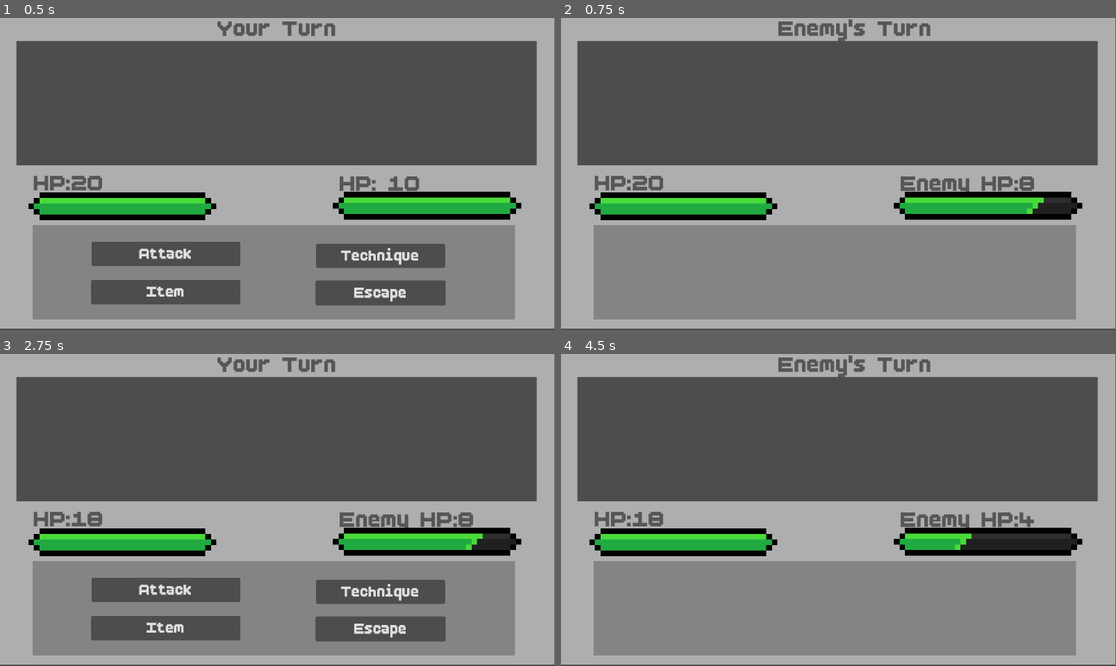
Above: before the commit, frames 1-4 (two rows, left to right).
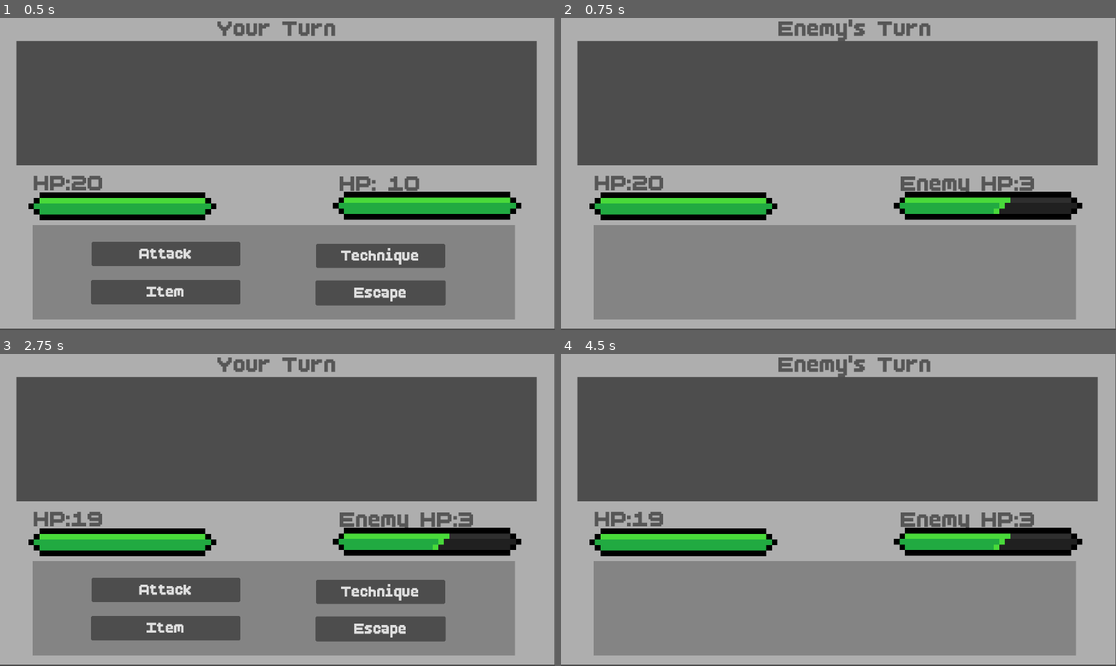
Above: after the commit, the same moments.

Repository: harrilo-boop/Final-design
Game: Godot game, scene res://scenes/UI_scene/In_battle.tscn
Same seed, same stepped clock (60 frames per second), same inputs: the game is played once before the commit and once after it. This scene is started directly instead of the project's main scene.
Inputs:
- Up to frame 1 (0.5 s): no input
- Up to frame 2 (0.75 s): click "Attack" at 0.5 s
- Up to frame 3 (2.75 s): tap Enter at 1.25 s; hold D (ui_right) 1.28-2.03 s; tap Space at 2 s; hold S (ui_down) from 2.03 s (still down)
- Up to frame 4 (4.5 s): release S (ui_down) at 2.78 s; hold D (ui_right) 2.78-3.5 s; click "Technique" at 3.5 s; click "Flame" at 4.25 s

Frame 1 is identical in both runs. In frame 2, 0.4% of the frame differs, in the area x 77-87%, y 50-63%; in frame 3, 0.4%; in frame 4, 0.5%, in the area x 15-86%, y 50-63%.
Error after the commit: Invalid access to property or key 'weak' on a base object of type 'Nil'. (res://script/System_script/battle.gd:237)

Commit message:
enemy system update

Diff:
--- a/final-project/project.godot
+++ b/final-project/project.godot
@@ -22,6 +22,7 @@
 ItemManager="*uid://cpxcfwo214xnw"
 InventoryManager="*uid://cny2173vrtks8"
 TowerManager="*uid://ti8tlokbv57a"
+EnemyManager="*uid://0smys3eofsqu"
 
 [input]
 
--- a/final-project/resources/Enemy/Enemy0.tres
+++ b/final-project/resources/Enemy/Enemy0.tres
@@ -6,5 +6,5 @@
 script = ExtResource("1_1y6vl")
 enemy_name = "Testing enemy 1"
 enemy_hp = 10
-xp_give = 9
+xp_give = 1
 metadata/_custom_type_script = "uid://dfpgh1ebpmoho"
--- a/final-project/resources/Enemy/Enemy1.tres
+++ /dev/null
@@ -1,13 +0,0 @@
-[gd_resource type="Resource" script_class="enemy_resource" format=3 uid="uid://bnbc5fi4nmlgj"]
-
-[ext_resource type="Script" uid="uid://dfpgh1ebpmoho" path="res://script/Resource_script/resource_enemy.gd" id="1_fwuvw"]
-
-[resource]
-script = ExtResource("1_fwuvw")
-enemy_name = "Shadow"
-weak = 1
-resist = 2
-enemy_atk = 3
-enemy_hp = 12
-xp_give = 15
-metadata/_custom_type_script = "uid://dfpgh1ebpmoho"
--- /dev/null
+++ b/final-project/resources/Enemy/Enemy_01.tres
@@ -0,0 +1,12 @@
+[gd_resource type="Resource" script_class="enemy_resource" format=3 uid="uid://dgyxbmff11gie"]
+
+[ext_resource type="Script" uid="uid://dfpgh1ebpmoho" path="res://script/Resource_script/resource_enemy.gd" id="1_exvdy"]
+
+[resource]
+script = ExtResource("1_exvdy")
+enemy_name = "Enemy_Weak01"
+weak = 1
+enemy_atk = 3
+enemy_hp = 15
+xp_give = 15
+metadata/_custom_type_script = "uid://dfpgh1ebpmoho"
--- /dev/null
+++ b/final-project/resources/Enemy/Enemy_02.tres
@@ -0,0 +1,12 @@
+[gd_resource type="Resource" script_class="enemy_resource" format=3 uid="uid://d2biag04qwm5a"]
+
+[ext_resource type="Script" uid="uid://dfpgh1ebpmoho" path="res://script/Resource_script/resource_enemy.gd" id="1_0dm4r"]
+
+[resource]
+script = ExtResource("1_0dm4r")
+enemy_name = "Enemy_Weak02"
+weak = 2
+enemy_atk = 3
+enemy_hp = 15
+xp_give = 15
+metadata/_custom_type_script = "uid://dfpgh1ebpmoho"
--- /dev/null
+++ b/final-project/resources/Enemy/Enemy_03.tres
@@ -0,0 +1,12 @@
+[gd_resource type="Resource" script_class="enemy_resource" format=3 uid="uid://bfyi2nb7mibsy"]
+
+[ext_resource type="Script" uid="uid://dfpgh1ebpmoho" path="res://script/Resource_script/resource_enemy.gd" id="1_erfdk"]
+
+[resource]
+script = ExtResource("1_erfdk")
+enemy_name = "Enemy_Weak03"
+weak = 3
+enemy_atk = 3
+enemy_hp = 15
+xp_give = 15
+metadata/_custom_type_script = "uid://dfpgh1ebpmoho"
--- /dev/null
+++ b/final-project/resources/Enemy/Enemy_04.tres
@@ -0,0 +1,12 @@
+[gd_resource type="Resource" script_class="enemy_resource" format=3 uid="uid://dj8pc6c8sr7ey"]
+
+[ext_resource type="Script" uid="uid://dfpgh1ebpmoho" path="res://script/Resource_script/resource_enemy.gd" id="1_s1wdm"]
+
+[resource]
+script = ExtResource("1_s1wdm")
+enemy_name = "Enemy_Weak04"
+weak = 4
+enemy_atk = 3
+enemy_hp = 15
+xp_give = 15
+metadata/_custom_type_script = "uid://dfpgh1ebpmoho"
--- /dev/null
+++ b/final-project/resources/Enemy/Enemy_05.tres
@@ -0,0 +1,13 @@
+[gd_resource type="Resource" script_class="enemy_resource" format=3 uid="uid://dqtnog4yagxf"]
+
+[ext_resource type="Script" uid="uid://dfpgh1ebpmoho" path="res://script/Resource_script/resource_enemy.gd" id="1_j1cpo"]
+
+[resource]
+script = ExtResource("1_j1cpo")
+enemy_name = "Enemy_Normal01"
+weak = 1
+resist = 2
+enemy_atk = 8
+enemy_hp = 25
+xp_give = 25
+metadata/_custom_type_script = "uid://dfpgh1ebpmoho"
--- /dev/null
+++ b/final-project/resources/Enemy/Enemy_06.tres
@@ -0,0 +1,13 @@
+[gd_resource type="Resource" script_class="enemy_resource" format=3 uid="uid://e0y7vpenwjob"]
+
+[ext_resource type="Script" uid="uid://dfpgh1ebpmoho" path="res://script/Resource_script/resource_enemy.gd" id="1_kw13j"]
+
+[resource]
+script = ExtResource("1_kw13j")
+enemy_name = "Enemy_Normal02"
+weak = 2
+resist = 1
+enemy_atk = 8
+enemy_hp = 25
+xp_give = 25
+metadata/_custom_type_script = "uid://dfpgh1ebpmoho"
--- /dev/null
+++ b/final-project/resources/Enemy/Enemy_07.tres
@@ -0,0 +1,13 @@
+[gd_resource type="Resource" script_class="enemy_resource" format=3 uid="uid://5hoc3mbsagpf"]
+
+[ext_resource type="Script" uid="uid://dfpgh1ebpmoho" path="res://script/Resource_script/resource_enemy.gd" id="1_cea4g"]
+
+[resource]
+script = ExtResource("1_cea4g")
+enemy_name = "Enemy_Normal03"
+weak = 3
+resist = 4
+enemy_atk = 8
+enemy_hp = 25
+xp_give = 25
+metadata/_custom_type_script = "uid://dfpgh1ebpmoho"
--- a/final-project/resources/Enemy/Enemy_Boss1.tres
+++ b/final-project/resources/Enemy/Enemy_Boss1.tres
@@ -1,16 +1,12 @@
 [gd_resource type="Resource" script_class="enemy_resource" format=3 uid="uid://felhg58ef4g8"]
 
-[ext_resource type="Texture2D" uid="uid://chgsyxfm0jag1" path="res://asset/Enemy/E01N slime normal.png" id="1_m2fdr"]
 [ext_resource type="Script" uid="uid://dfpgh1ebpmoho" path="res://script/Resource_script/resource_enemy.gd" id="2_rrbmg"]
 
 [resource]
 script = ExtResource("2_rrbmg")
-enemy_icon = ExtResource("1_m2fdr")
 enemy_name = "Giant Slime"
-enemy_describe = "10th floor Boss"
 weak = 3
 resist = 2
 enemy_atk = 6
-enemy_hp = 20
-xp_give = 50
+enemy_hp = 45
 metadata/_custom_type_script = "uid://dfpgh1ebpmoho"
--- a/final-project/scenes/UI_scene/In_battle.tscn
+++ b/final-project/scenes/UI_scene/In_battle.tscn
@@ -17,6 +17,7 @@
 [ext_resource type="Texture2D" uid="uid://i84bp5ds3fyr" path="res://asset/Enemy/E01D slime attacked.png" id="9_xb7t0"]
 [ext_resource type="Texture2D" uid="uid://otuj5kx5cwur" path="res://asset/UI/health_bar0002.png" id="10_dpktx"]
 [ext_resource type="Texture2D" uid="uid://da5kvw0pw1qmc" path="res://asset/UI/health_bar0001.png" id="11_pfq24"]
+[ext_resource type="Script" uid="uid://0smys3eofsqu" path="res://script/Global_script/enemy_manager.gd" id="18_ie8os"]
 
 [sub_resource type="Resource" id="Resource_ivdf3"]
 script = ExtResource("2_4uc4m")
@@ -715,6 +716,9 @@
 animation = &"attacked"
 autoplay = "default"
 
+[node name="Enemy_Manager" type="Node" parent="." unique_id=1922061483]
+script = ExtResource("18_ie8os")
+
 [connection signal="timeout" from="Change_turn" to="." method="_enemy_turn"]
 [connection signal="pressed" from="Options_button/Attack_button/Attack" to="." method="_attack_choose"]
 [connection signal="pressed" from="Options_button/Tech_button/Tech" to="." method="_on_tech_pressed"]
--- /dev/null
+++ b/final-project/script/Global_script/enemy_manager.gd
@@ -0,0 +1,12 @@
+extends Node
+class_name enemy_manager
+
+@export var floor_enemies: Array[enemy_resource]
+
+func get_enemy_for_floor(floor: int) -> enemy_resource:
+	if floor < 0 or floor > 50:
+		return null
+	var index = max(floor - 1, 0)
+	if index >= floor_enemies.size():
+		return null
+	return floor_enemies[index]
--- a/final-project/script/Global_script/global.gd
+++ b/final-project/script/Global_script/global.gd
@@ -20,14 +20,14 @@
 	null,
 	null
 ]
-
+var pending_techs: Array[tech_resource] = []
 var tech_replace:bool = false
 var inventory: Inventory
 
 #Player's experience system
 var player_xp:int = 0
 var xp_earn: int = 0
-var xp_level:int = 0
+var xp_level:int = 1
 var xp_needed:int = 0
 var max_level:int = 50
 var current_floor:int = 0
@@ -110,12 +110,12 @@
 
 func tp_max_increase(levelup_tp: int) -> int:
 	levelup_tp = max_tp
-	var tp_power:float = 1.1
-	return int(levelup_tp * pow(xp_level, tp_power))
+	var tp_power:float = 1.05
+	return int(levelup_tp * tp_power)
 
 func atk_max_increase(current_atk:int) -> int:
 	current_atk = player_atk
-	var atk_power:float = 1.2
+	var atk_power:float = 1.005
 	return int(current_atk * pow(xp_level, atk_power))
 
 func replace_player_tech(index: int, tech: tech_resource) -> void:
@@ -130,7 +130,7 @@
 #Setting the xp requirement for every level
 func level_up() -> int:
 	var basic_xp:int = 10
-	var xp_power:float = 1.5
+	var xp_power:float = 1.2
 	return int(basic_xp * pow(xp_level, xp_power))
 
 #Checkinng whever can player level up
@@ -151,7 +151,10 @@
 func check_new_tech() -> void:
 	for tech in techs.values():
 		if tech.required_level == xp_level:
-			learn_new_skill(tech)
+			if equipped_tech.has(tech):
+				continue
+			if not pending_techs.has(tech):
+				pending_techs.append(tech)
 
 func learn_new_skill(new_tech: tech_resource) -> void:
 	if equipped_tech.has(new_tech):
@@ -161,4 +164,10 @@
 			replace_player_tech(i, new_tech)
 			print("Learned ", new_tech.tech_name)
 			return
-	self.new_tech = new_tech
+	if not pending_techs.has(new_tech):
+		pending_techs.append(new_tech)
+
+func get_next_pending_tech() -> tech_resource:
+	if pending_techs.is_empty():
+		return null
+	return pending_techs.pop_front()
--- a/final-project/script/Resource_script/resource_enemy.gd
+++ b/final-project/script/Resource_script/resource_enemy.gd
@@ -1,15 +1,15 @@
 extends Resource
 class_name enemy_resource
 
-@export var enemy_icon: Texture2D
+
 @export var enemy_name: String
 @export var weak: weakness
 @export var resist:resistance
 @export var enemy_atk:int = 1
 @export var enemy_hp:int = 0
-@export var xp_give:int = 100
-@export var appear_level: appear_floor
+@export var xp_give:int = 1000
+
+
 
 enum weakness{None, Fire, Water, Electric, Wind}
 enum resistance{None, Fire, Water, Electric, Wind}
-enum appear_floor{Range_1, Range_2, Range_3, Range_4, Range_5}
--- a/final-project/script/System_script/battle.gd
+++ b/final-project/script/System_script/battle.gd
@@ -3,7 +3,7 @@
 
 var player_turn:bool = true
 var enemy_turn:bool = false
-var update_stats:bool = false
+var battle_finished: bool = false
 #Player variables
 var player_hp:int = 1
 var max_hp:int = 1
@@ -67,21 +67,13 @@
 
 # Called when the node enters the scene tree for the first time.
 func _ready() -> void:
-#connect the autoload data for player---------
-	player_hp = Global.player_hp
-	max_hp = Global.max_player_hp
-	player_tp = Global.player_tp
-	max_tp = Global.player_tp
-	player_atk = Global.player_atk
-	xp_earn = Global.xp_earn
-	xp_level = Global.xp_level
-	equipped_tech = Global.equipped_tech
-	player_animation.flip_h = true
-#connect the autoload data for enemy-------------
-	enemy_hp = Global.enemy_hp
-	max_enemy_hp = Global.max_enemy_hp
-	enemy_atk = Global.enemy_atk
-#stats about the battle panel--------------------
+	options_button.show()
+	tech_options.hide()
+	item_options.hide()
+	Battle_end.hide()
+	learn_label.hide()
+	learn_tech_yes.hide()
+	learn_tech_no.hide()
 	item_buttons = [
 		item_1,
 		item_2,
@@ -91,13 +83,32 @@
 		item_6,
 		item_7
 	]
-	options_button.show()
-	tech_options.hide()
-	item_options.hide()
-	Battle_end.hide()
-	learn_label.hide()
-	learn_tech_yes.hide()
-	learn_tech_no.hide()
+	item_choosing = false
+	replacing_tech = false
+	battle_finished = false
+	#Player data---------------------------------
+	player_hp = Global.player_hp
+	max_hp = Global.max_player_hp
+	player_tp = Global.player_tp
+	max_tp = Global.max_tp
+	player_atk = Global.player_atk
+	xp_earn = Global.xp_earn
+	xp_level = Global.xp_level
+	equipped_tech = Global.equipped_tech
+	player_animation.flip_h = true
+	#Enemy data----------------------------------
+	print("Current floor: ", Global.current_floor)
+	print("Enemy count: ", EnemyManager.floor_enemies.size())
+
+	enemy_data = EnemyManager.get_enemy_for_floor(Global.current_floor)
+
+	if enemy_data == null:
+		push_error("No enemy data for floor: " + str(Global.current_floor))
+		return
+
+	enemy_hp = enemy_data.enemy_hp
+	max_enemy_hp = enemy_data.enemy_hp
+	enemy_atk = enemy_data.enemy_atk
 
 func _process(_delta: float) -> void:
 	player_bar.value = player_hp
@@ -105,13 +116,18 @@
 	enemy_bar.max_value = max_enemy_hp
 	enemy_bar.value = enemy_hp
 	hp_ui.text = "HP:" + str(player_hp)
-	if Input.is_action_just_pressed("ui_cancel") and replacing_tech == false:
-		options_button.show()
-		tech_options.hide()
-	if Input.is_action_just_pressed("ui_cancel") and item_choosing == true:
-		options_button.show()
-		item_options.hide()
-		item_choosing = false
+	if Input.is_action_just_pressed("ui_cancel"):
+		if item_choosing:
+			options_button.show()
+			item_options.hide()
+			item_choosing = false
+		elif replacing_tech:
+			replacing_tech = false
+			tech_options.hide()
+			options_button.show()
+		elif tech_options.visible:
+			tech_options.hide()
+			options_button.show()
 
 #Changing turn by player to enemy
 func player_turn_change() -> void:
@@ -257,13 +273,13 @@
 func _on_option_4_pressed() -> void:
 	select_tech(3)
 
-func select_tech(index:int)->void:
+func select_tech(index: int) -> void:
 	if replacing_tech:
 		Global.replace_player_tech(index, Global.new_tech)
 		Global.new_tech = null
 		replacing_tech = false
 		tech_options.hide()
-		finish_battle()
+		show_next_pending_tech()
 		return
 	_tech_options(Global.equipped_tech[index].tech_name)
 
@@ -319,24 +335,31 @@
 
 #Player's leaving battle settings------------------------------------
 func battle_end() -> void:
+	if battle_finished:
+		return
+	battle_finished = true
 	Global.battle_hp_update(player_hp)
 	Global.battle_tp_update(player_tp)
 	Global.battle_xp_update(xp_earn)
 	options_button.hide()
+	tech_options.hide()
+	item_options.hide()
+	ui_display_timer.stop()
 	Battle_end.show()
-	learn_tech_yes.hide()
-	learn_tech_no.hide()
-	learn_label.show()
-	if Global.new_tech != null:
-		learn_label.text = "Show UI"
-		ui_display_timer.start()
-		show_learn_ui()
-	elif Global.new_tech == null:
-		learn_label.text = "Finish Battle"
-		ui_display_timer.start()
+	show_next_pending_tech()
 
 func ui_display_end() -> void:
 	finish_battle()
+
+func show_next_pending_tech() -> void:
+	Global.new_tech = Global.get_next_pending_tech()
+	if Global.new_tech != null:
+		show_learn_ui()
+	else:
+		learn_label.text = "Battle Finish"
+		learn_tech_yes.hide()
+		learn_tech_no.hide()
+		ui_display_timer.start()
 
 func _escape() -> void:
 	if player_turn == true and enemy_turn == false:
@@ -348,16 +371,19 @@
 	tech_options.show()
 	var tech_buttons = [tech_1, tech_2, tech_3, tech_4]
 	for i in range(4):
-		tech_buttons[i].text = Global.equipped_tech[i].tech_name
+		if Global.equipped_tech[i] != null:
+			tech_buttons[i].text = Global.equipped_tech[i].tech_name
+		else:
+			tech_buttons[i].text = "Blank"
 
 func not_replace_tech() -> void:
 	Global.new_tech = null
 	replacing_tech = false
-	Battle_end.hide()
 	learn_label.hide()
 	learn_tech_yes.hide()
 	learn_tech_no.hide()
-	finish_battle()
+	tech_options.hide()
+	show_next_pending_tech()
 
 func show_learn_ui():
 	player_turn = false
Not shown, added: final-project/script/Global_script/enemy_manager.gd.uid
